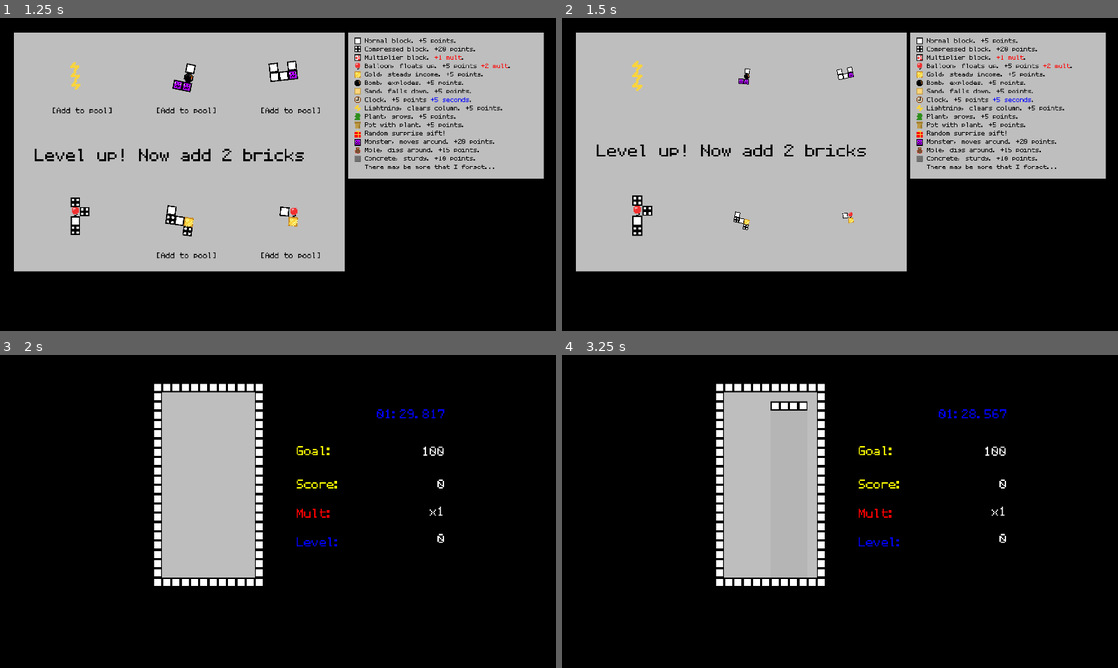
Above: before the commit, frames 1-4 (two rows, left to right).
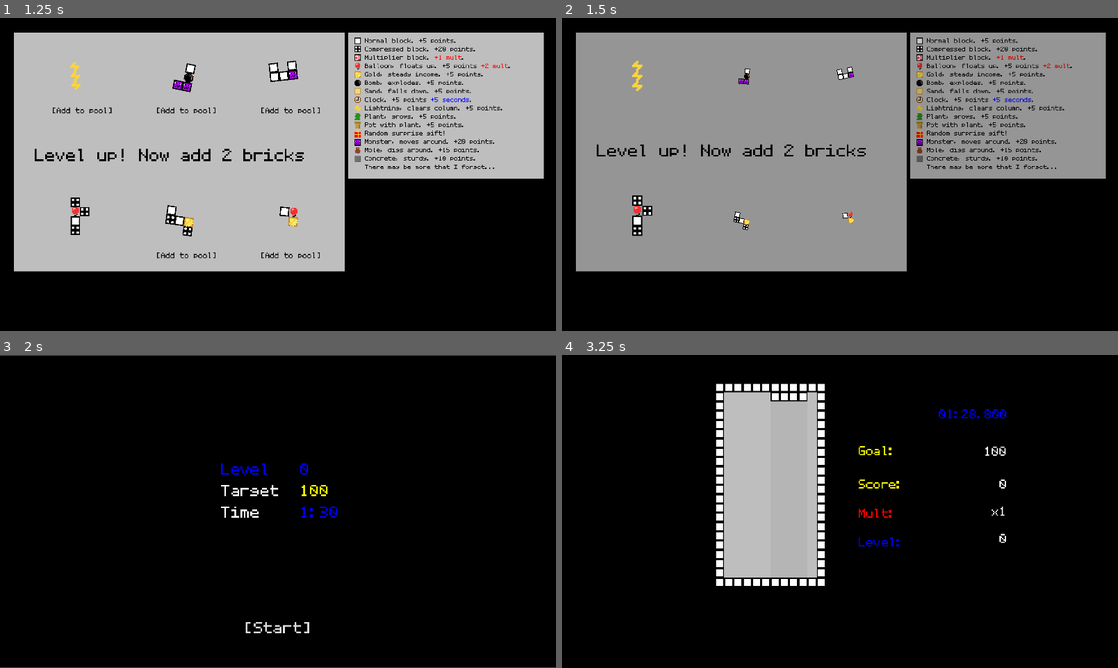
Above: after the commit, the same moments.

Repository: AsgerHB/create-jam-spring-2025
Game: Godot game, scene res://Scenes/Selector.tscn
Same seed, same stepped clock (60 frames per second), same inputs: the game is played once before the commit and once after it. This scene is started directly instead of the project's main scene. Sound files missing from this copy of the repository are replaced by a short silence.
Inputs (mouse positions are in pixels of both pictures, inside the frame that each line leads up to):
- Up to frame 1 (1.25 s): click "[Add to pool]" at 0.5 s
- Up to frame 2 (1.5 s): click "[Add to pool]" at 1.25 s
- Up to frame 3 (2 s): no input
- Up to frame 4 (3.25 s): click (840, 627) at 2 s, where only the run after the commit has a clickable "[Start]"; hold Right (ui_right) from 2.78 s (still down)

Frame 1 is identical in both runs. In frame 2, 59% of the frame differs, in the area x 2-98%, y 4-81%; in frame 3, 13%; in frame 4, 0.4%.

Commit message:
Add a "get ready!" screen that shows score target

Diff:
--- /dev/null
+++ b/Scenes/GetReadyScreen.tscn
@@ -0,0 +1,39 @@
+[gd_scene load_steps=4 format=3 uid="uid://b4f5w76p72kpr"]
+
+[ext_resource type="Script" uid="uid://7c536jhjo1mq" path="res://Scripts/GetReadyScreen.gd" id="1_4rw7v"]
+[ext_resource type="Texture2D" uid="uid://bb72uply2u8hi" path="res://Sprites/Black.png" id="2_s4yfr"]
+[ext_resource type="Theme" uid="uid://0guyg45mewl2" path="res://Theming/retro.tres" id="4_uecyn"]
+
+[node name="GetReadyScreen" type="Node2D"]
+script = ExtResource("1_4rw7v")
+
+[node name="Black" type="Sprite2D" parent="."]
+position = Vector2(958.5, 539.5)
+scale = Vector2(120.188, 67.1875)
+texture = ExtResource("2_s4yfr")
+
+[node name="Stats" type="RichTextLabel" parent="."]
+offset_left = 764.0
+offset_top = 356.0
+offset_right = 1655.0
+offset_bottom = 769.0
+theme = ExtResource("4_uecyn")
+theme_override_font_sizes/normal_font_size = 90
+bbcode_enabled = true
+text = "stats go here"
+fit_content = true
+scroll_active = false
+
+[node name="Interactive" type="Node2D" parent="."]
+
+[node name="BeginButton" type="Button" parent="Interactive"]
+offset_left = 607.0
+offset_top = 883.0
+offset_right = 1315.0
+offset_bottom = 997.0
+theme = ExtResource("4_uecyn")
+theme_override_font_sizes/font_size = 90
+text = "[Start]"
+
+[connection signal="button_down" from="Interactive/BeginButton" to="." method="_on_begin_button_button_down"]
+[connection signal="pressed" from="Interactive/BeginButton" to="Interactive" method="_on_back_button_pressed"]
--- a/Scenes/Selector.tscn
+++ b/Scenes/Selector.tscn
@@ -60,4 +60,10 @@
 stream = ExtResource("10_6c46q")
 pitch_scale = 0.8
 
+[node name="Black-fade" type="Sprite2D" parent="."]
+modulate = Color(1, 1, 1, 0)
+position = Vector2(145201, 45780)
+scale = Vector2(21370.9, 5953.08)
+texture = ExtResource("2_ji8yk")
+
 [connection signal="finished" from="Tetrogue-Menu" to="Tetrogue-Menu" method="_on_finished"]
--- /dev/null
+++ b/Scripts/GetReadyScreen.gd
@@ -0,0 +1,17 @@
+extends Node2D
+
+@onready var stats:RichTextLabel = $"Stats"
+
+func _ready() -> void:
+	var level_info = CurrentRun.get_level()
+	var score_target = level_info[0]
+	var time = level_info[1]
+	var minutes = floor(time/60)
+	var seconds = time - minutes*60
+	stats.text = ("[color=blue]Level\t" + str(CurrentRun.level) + "[/color]\n" +
+				  "Target\t[color=yellow]" + str(score_target) + "[/color]\n" +
+				  "Time \t[color=blue]" + str(minutes) + ":" + str(seconds) + "[/color]")
+
+
+func _on_begin_button_button_down() -> void:
+	get_tree().change_scene_to_file("res://Scenes/Game.tscn")
--- a/Scripts/selector.gd
+++ b/Scripts/selector.gd
@@ -5,7 +5,7 @@
 @onready var pick_sound = $"Pick"
 @onready var powerup_sound = $"PowerUp"
 @onready var background_music = $"Tetrogue-Menu"
-
+@onready var black_fade:Sprite2D = $"Black-fade"
 const tetriminos_prefab: PackedScene = preload("res://Prefabs/Tetriminos.tscn")
 const button_prefab: PackedScene = preload("res://Prefabs/SelectorButton.tscn")
 
@@ -66,6 +66,7 @@
 func _process(delta):
 	if fade_out:
 		background_music.volume_linear -= delta*0.5
+		black_fade.modulate.a += delta
 		fade_progress += delta*fade_rate
 		var i = 0
 		var size = max(0, 1 - fade_progress)
@@ -89,9 +90,6 @@
 		item.rotation = sin(rotation_progress + i)*rotation_multiplier
 		i += 1
 
-func buttonFunc():
-	print("sanity sweet sanity")
-
 func register_picked(index):
 	picked_minos.append(index)
 	powerup_sound.pitch_scale += 0.2
@@ -104,4 +102,4 @@
 				child.queue_free()
 		fade_out = true
 		await get_tree().create_timer(0.5).timeout
-		get_tree().change_scene_to_file("res://Scenes/Game.tscn")
+		get_tree().change_scene_to_file("res://Scenes/GetReadyScreen.tscn")
Not shown, added: Scripts/GetReadyScreen.gd.uid
